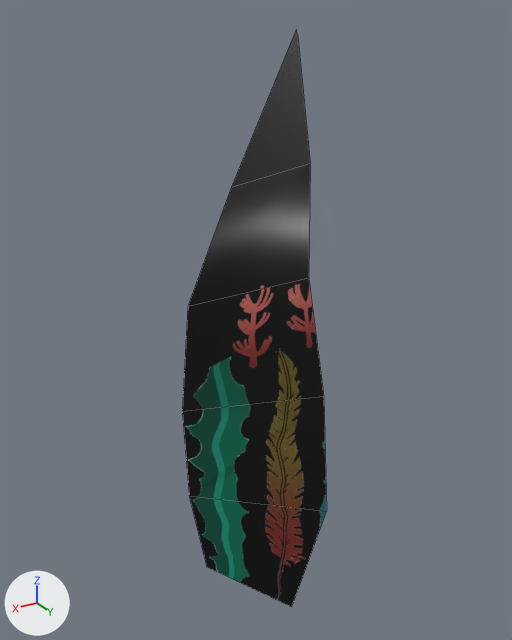
What one commit did to the FBX model BalloonGame/Assets/Design/3DModel/PRO/SeaWeed/PRO_SeaWeed_L4.fbx.
One viewpoint serves both versions: a 50 mm camera at (0.752, 1.204, 1.386) aimed at (-0.03, -0.1, 0.734). The lights are fixed; the arrows at lower left show +X, +Y and +Z. Mesh edges are drawn as thin lines. Where no turn or scale is listed for an object, it has been applied to the vertices.

The first picture shows 'SeaWeed_L4'.
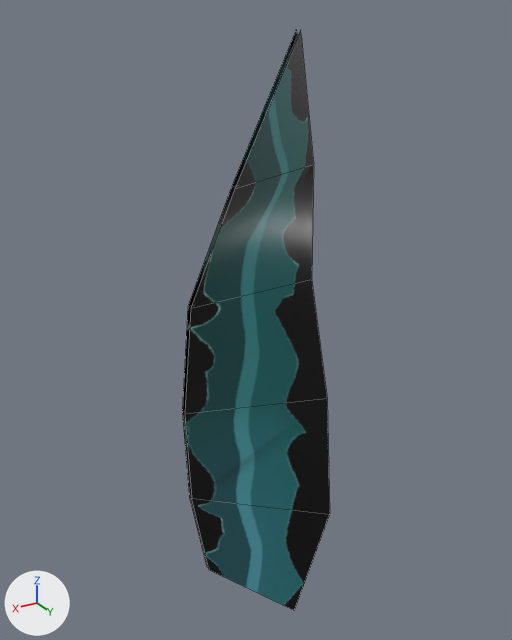
The newer file is also turned or shifted as a whole; pictures and numbers use the older file's frame.

The change, as JSON lines over the scene's bpy script:
```json
{"block": "me_mesh", "where": "# used by ob_seaweed_l4; location = (0.0, 0.0, 0.0)"}
{"op": "remove", "block": "me_mesh", "code": "me_mesh.from_pydata(...)  # 12 vertices, 5 faces; spans x -0.22..0.148, y -0.208..0.078, z -0.047..1.363"}
{"op": "add", "block": "me_mesh", "code": "me_mesh.from_pydata(...)  # 24 vertices, 10 faces; spans x -0.22..0.148, y -0.208..0.092, z -0.047..1.363"}
{"block": "me_mesh", "change": "me_mesh part 1: the loose piece of 12 vertices spanning x -0.22..0.148, y -0.208..0.078, z -0.047..1.363 is copied, and the copy is moved by (0.0, 0.014, 0.0); it spans x -0.22..0.148, y -0.194..0.092, z -0.047..1.363"}
{"block": "me_mesh", "change": "me_mesh part 2: 5 kept faces spanning x -0.22..0.148, y -0.208..0.078, z -0.047..1.363 get new texture (UV) coordinates"}
```

Changed parts and their boxes (x1, y1, x2, y2) in the pictures (512 x 640 px):
```json
{"object": "SeaWeed_L4", "change": "reshaped", "before": [182, 30, 327, 607], "after": [182, 30, 330, 611]}
{"part": 1, "of": "me_mesh", "change": "added", "after": [185, 30, 330, 611]}
{"part": 2, "of": "me_mesh", "change": "surface changed", "before": [182, 30, 327, 607], "after": [182, 30, 298, 568]}
```
